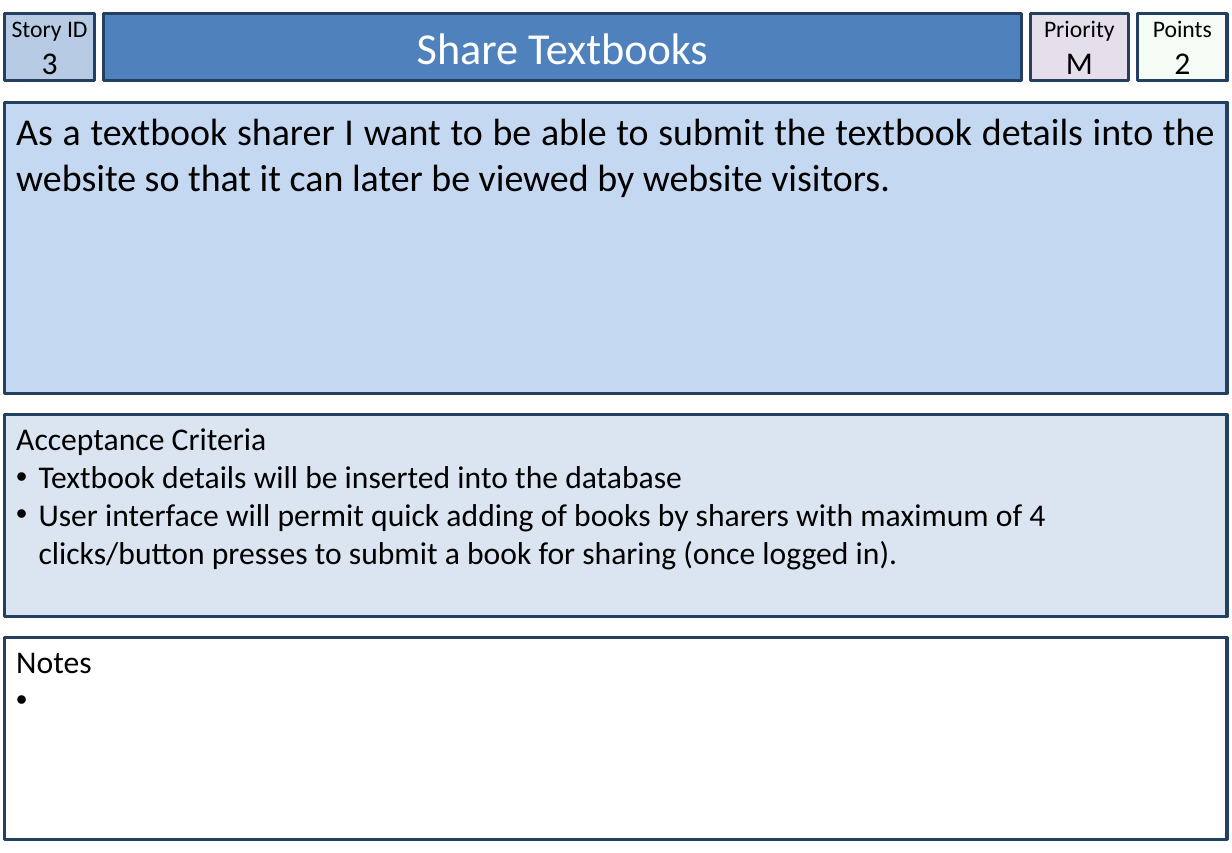
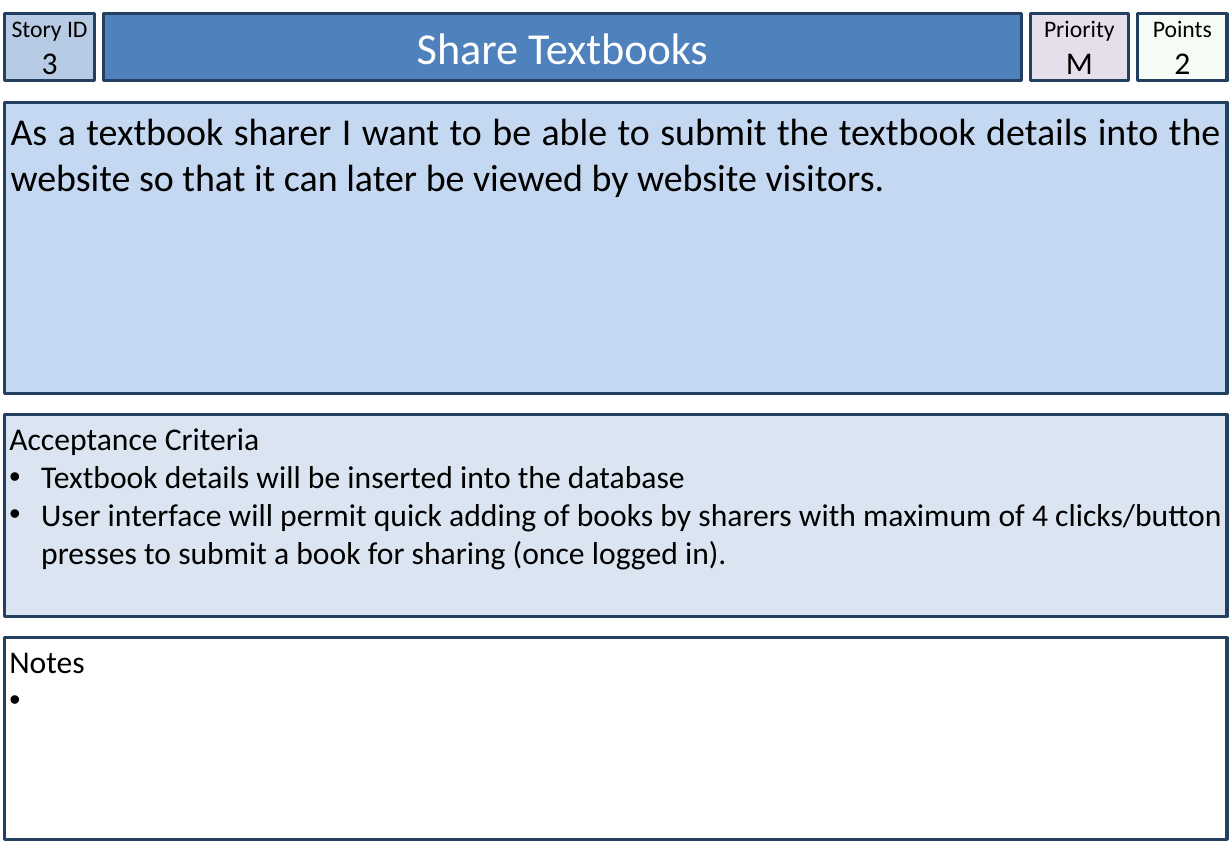
Before and after one commit to jonathancromie/IFB299-Textbook-Sharing-Scheme, a slide deck: slide 4 of User Stories.pptx. Drawn at 1232x853 pixels with LibreOffice and Linux fonts; fonts in the diff are those of the drawing. Boxes give left, top, right and bottom in pixels: in the first picture for what was removed or moved away, otherwise in the second. Text is boxed around its words. In the diff, an @@ line names an element or a change of style, - is before the commit and + after.

```diff
--- a/User Stories.pptx
+++ b/User Stories.pptx
@@ text "As a textbook sharer I ...": place and size @@
-text "As a textbook sharer I ..." at box(5, 102, 1227, 394)
+text "As a textbook sharer I ..." at box(11, 118, 1220, 197)
@@ text "As a textbook sharer I ..." at box(11, 118, 1220, 197): fill #C5D8F1 to none; outline #244061 2 pt to none @@
@@ rectangle added at box(5, 102, 1227, 394), fill #C5D8F1, outline #244061 2 pt @@
@@ text "Acceptance Criteria": place and size @@
-text "Acceptance Criteria" at box(5, 415, 1227, 617)
+text "Acceptance Criteria" at box(9, 428, 1221, 570)
@@ text "Acceptance Criteria" at box(9, 428, 1221, 570): fill #DAE5F1 to none; outline #244061 2 pt to none @@
@@ rectangle added at box(5, 415, 1227, 617), fill #DAE5F1, outline #244061 2 pt @@
@@ text at box(41, 466, 1221, 570): indent changed @@
@@ text "Notes": place and size @@
-text "Notes" at box(5, 638, 1227, 840)
+text "Notes" at box(9, 652, 84, 674)
@@ text "Notes" at box(9, 652, 84, 674): fill #FFFFFF to none; outline #244061 2 pt to none @@
@@ rectangle added at box(5, 638, 1227, 840), fill #FFFFFF, outline #244061 2 pt @@
```
Also in this commit, not shown: 57 other slides changed, 1 slide removed.
